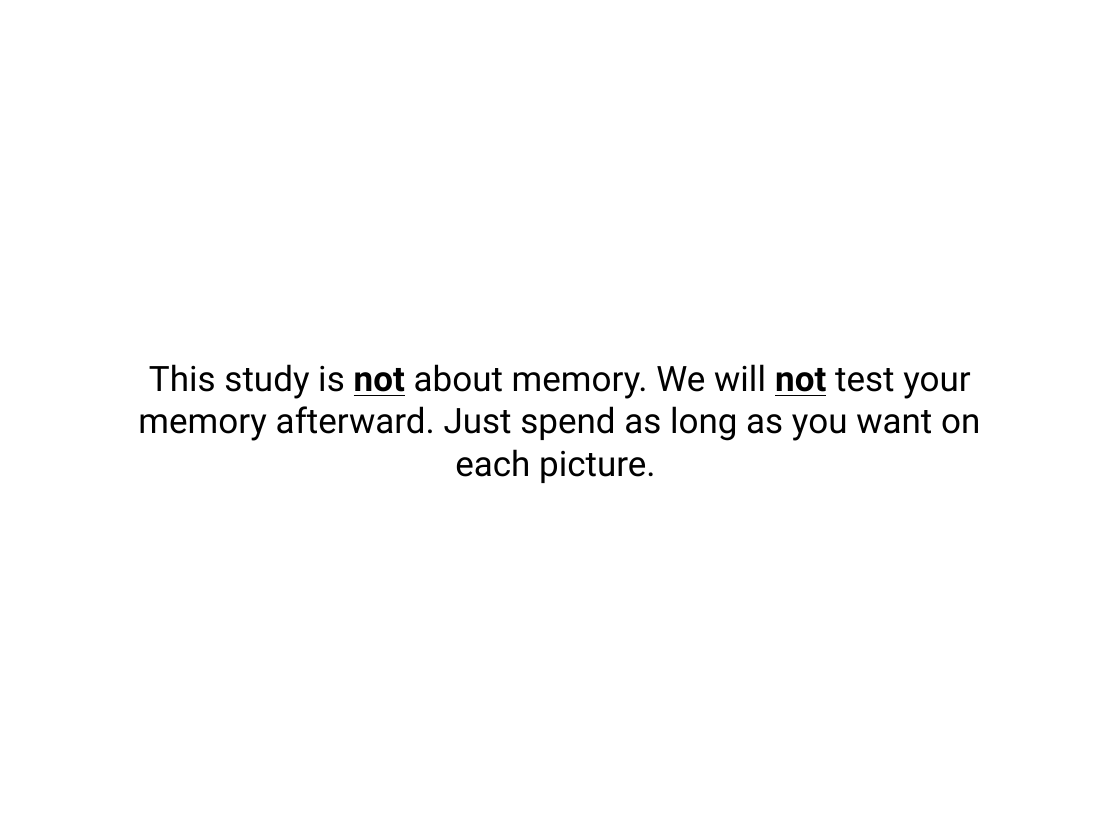
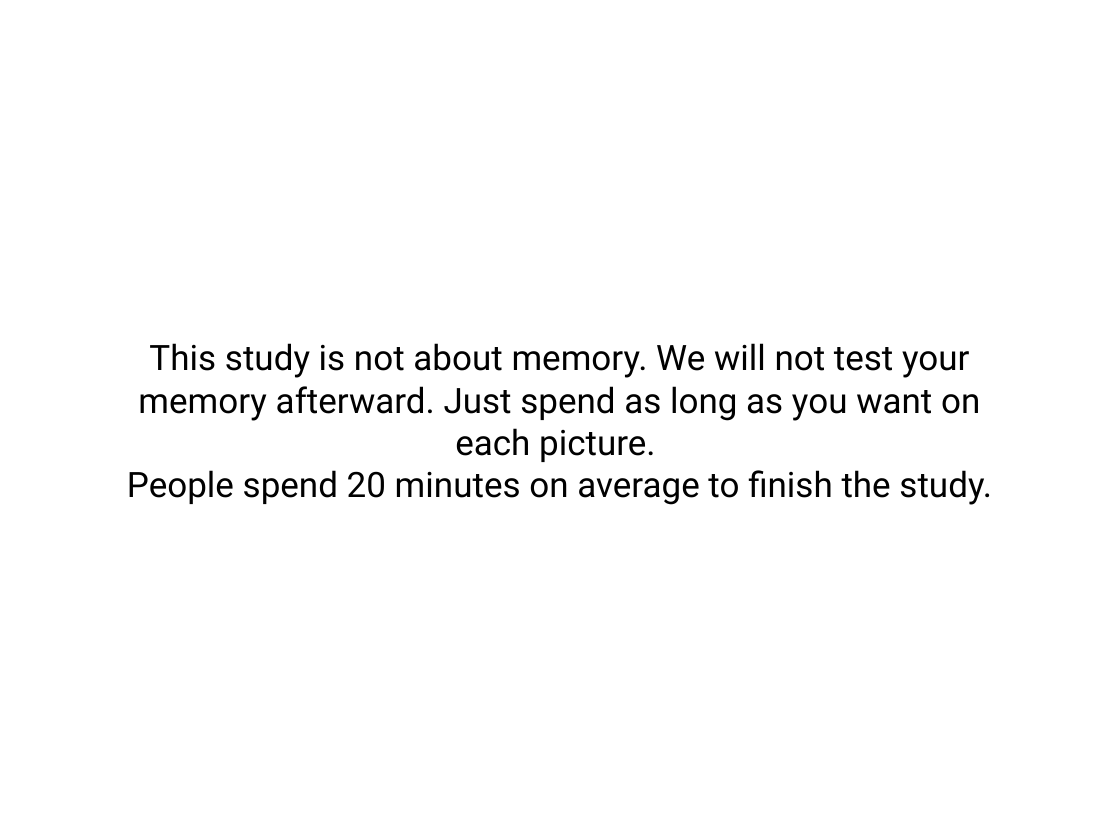
Before and after one commit to psych251/daffner2000, a slide deck: slide 7 of experiment/misc/instruction_visuals.pptx. Drawn at 1120x840 pixels with LibreOffice and Linux fonts; fonts in the diff are those of the drawing. Boxes give left, top, right and bottom in pixels: in the first picture for what was removed or moved away, otherwise in the second. Text is boxed around its words. In the diff, an @@ line names an element or a change of style, - is before the commit and + after.

```diff
--- a/experiment/misc/instruction_visuals.pptx
+++ b/experiment/misc/instruction_visuals.pptx
@@ text "This study is not about ...": place and size @@
-text "This study is not about ..." at (138,364,980,483)
+text "This study is not about ..." at (127,343,992,505)
@@ text at (138,343,980,462): bold off, underline off in "not not" @@
@@ text at (127,470,992,505): paragraph added @@
+People spend 20 minutes on average to finish the study.
```
Also in this commit, not shown: 2 other slides changed, 4 slides removed, 8 other files.
